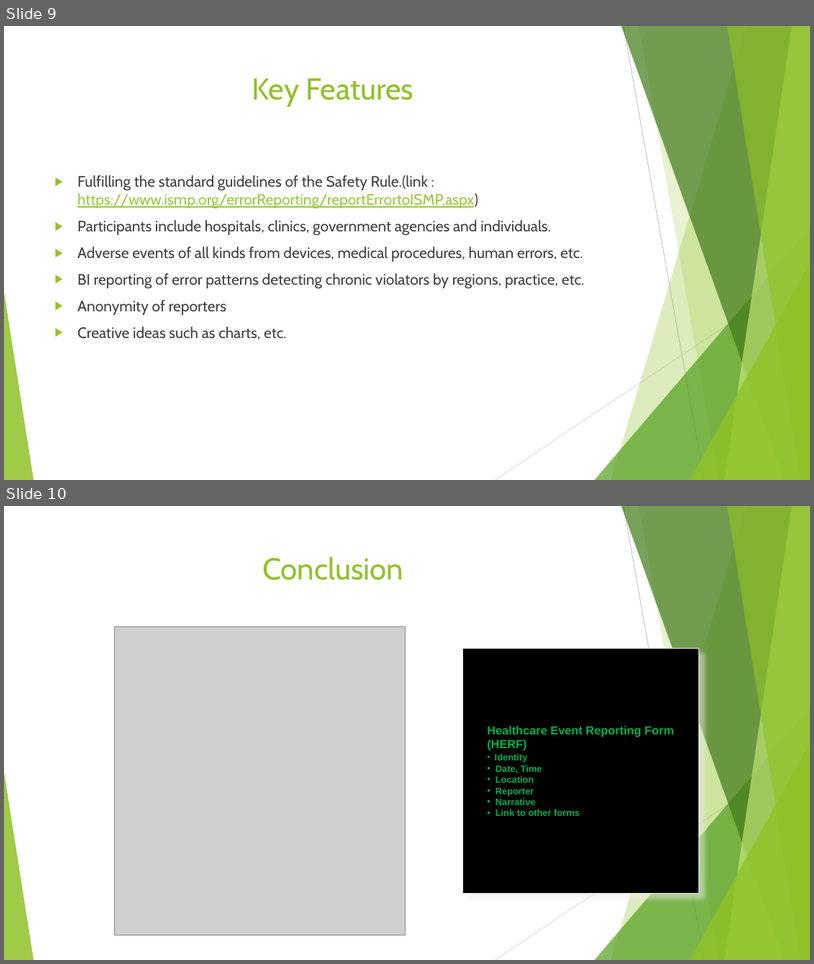
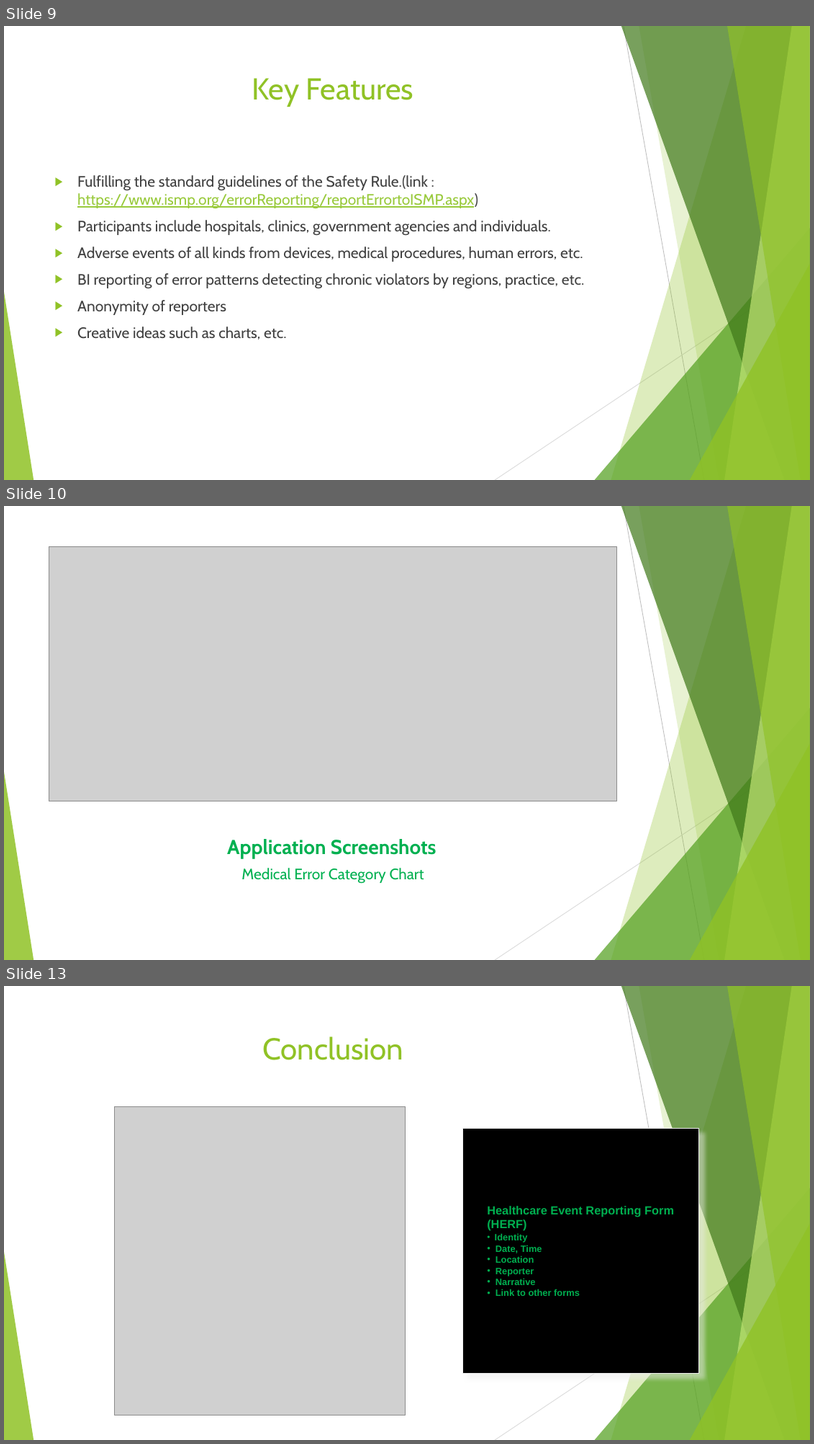
Before and after one commit to darshaklshah/AED_Project, a slide deck: AED_Project/FinalProjectMain/HEALTH SAFETY REPORT.pptx. Shown one above the other, each under a label of ours: slides 9 and 10 before the commit, slides 9, 10 and 13 after it; the slides between them are not shown. The pictures are 814x964 and 814x1444 pixels, drawn with LibreOffice and Linux fonts; fonts in the diff are those of the drawing; grey boxes stand for pictures. Boxes give left, top, right and bottom in pixels: in the first picture for what was removed or moved away, otherwise in the second. Text is boxed around its words. In the diff, an @@ line names an element or a change of style, - is before the commit and + after.

```diff
--- a/AED_Project/FinalProjectMain/HEALTH SAFETY REPORT.pptx
+++ b/AED_Project/FinalProjectMain/HEALTH SAFETY REPORT.pptx
@@ slide 10 added at [4, 506, 810, 960], background #FFFFFF; not listed: 10 template elements that a slide beside it also shows @@
@@ picture added at [49, 546, 617, 801] @@
@@ title added at [227, 839, 437, 858], 24 pt, text #00B050, bold @@
+Application Screenshots
@@ text added at [242, 867, 424, 883], 18 pt, text #00B050 @@
+Medical Error Category Chart
@@ what was slide 10 is now slide 13 @@
```
Also in this commit, not shown: 2 other slides added, 25 other files.
